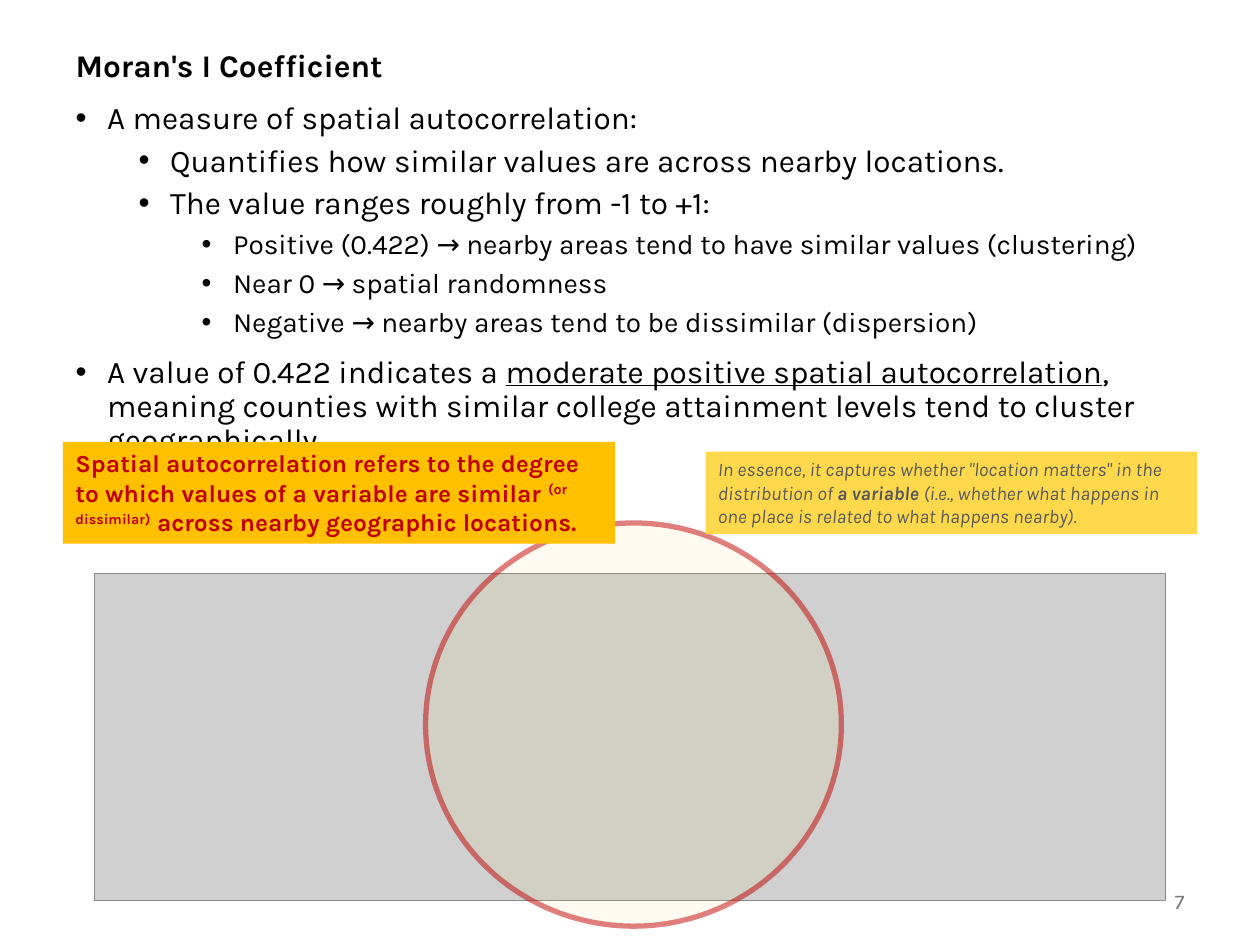
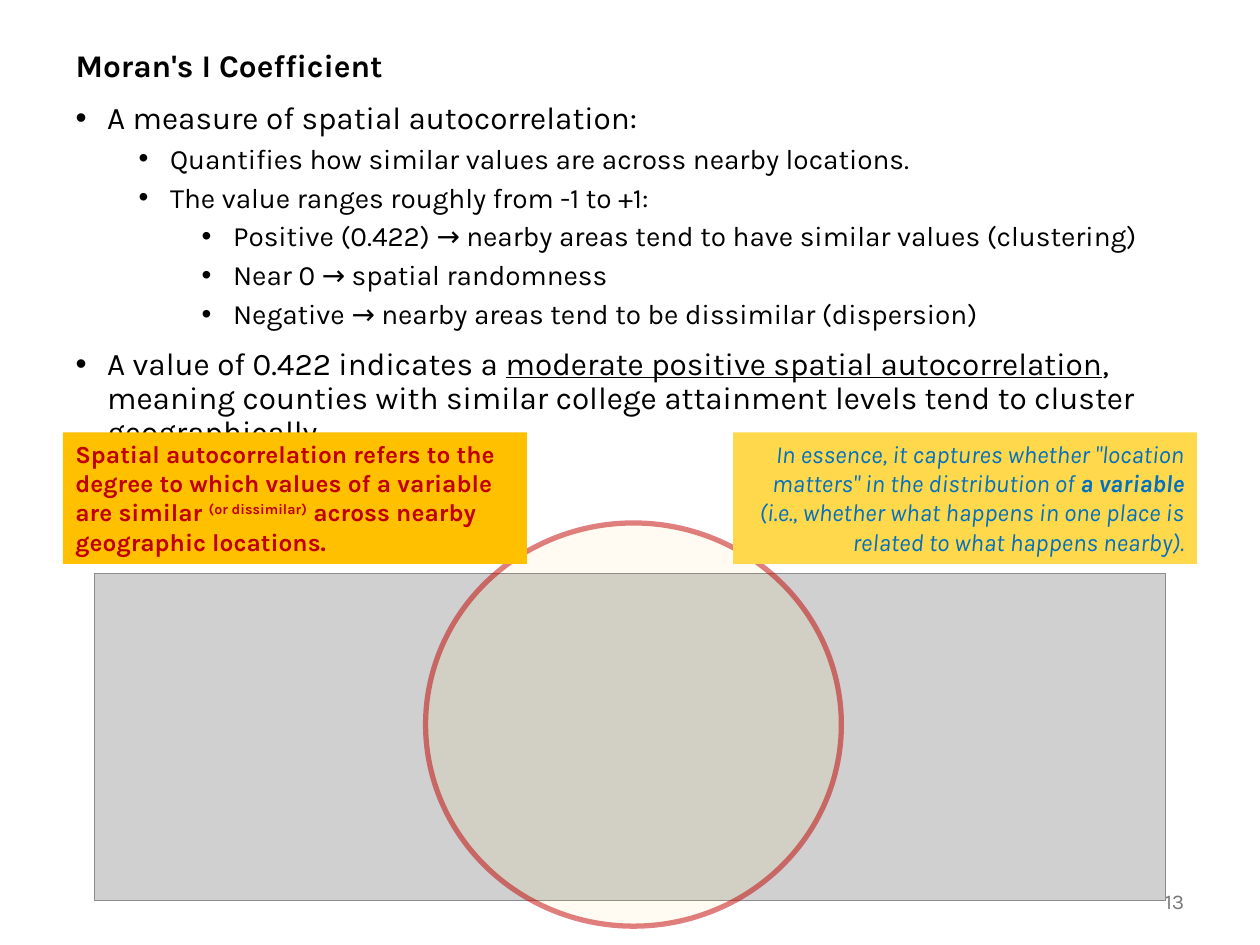
Before and after one commit to abuabara/abuabara.github.io, a slide deck: slide 13 of DAEN489S26/week12_slides.pptx (slide 7 before the commit). Drawn at 1260x945 pixels with LibreOffice and Linux fonts; fonts in the diff are those of the drawing; grey boxes stand for pictures. Boxes give left, top, right and bottom in pixels: in the first picture for what was removed or moved away, otherwise in the second. Text is boxed around its words. In the diff, an @@ line names an element or a change of style, - is before the commit and + after.

```diff
--- a/DAEN489S26/week12_slides.pptx
+++ b/DAEN489S26/week12_slides.pptx
@@ text at <box>170,149,909,214</box>: size 18 to 16 pt in "Quantifies how similar values are across nearby ...", "The value ranges roughly from -1 to ..." @@
@@ rectangle "Spatial autocorrelation refers to the ...": place and size @@
-rectangle "Spatial autocorrelation refers to the ..." at <box>63,442,615,544</box>
+rectangle "Spatial autocorrelation refers to the ..." at <box>63,432,527,563</box>
@@ rectangle "In essence, it captures whether ...": place and size @@
-rectangle "In essence, it captures whether ..." at <box>706,451,1197,534</box>
+rectangle "In essence, it captures whether ..." at <box>733,432,1197,563</box>
@@ rectangle "In essence, it captures whether ..." at <box>733,432,1197,563</box>: size 11 to 14 pt, text colour #595959 to #0070C0; alignment left to right @@
@@ page number at <box>1165,890,1184,909</box>: text changed @@
-7
+13
```
Also in this commit, not shown: 5 other slides changed, 14 slides added, 1 slide removed, 1 other file.
